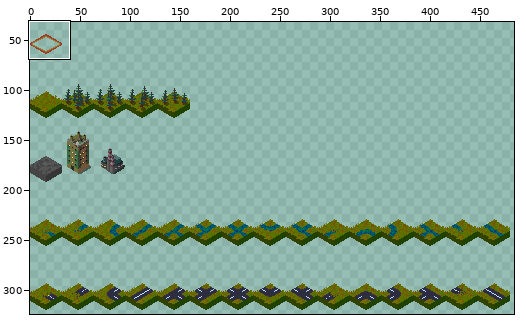
Sprite sheet: resources/gfx/terrain.png. Above: a wide view before the commit, with the close-up outlined.
Close-up. The starting point:
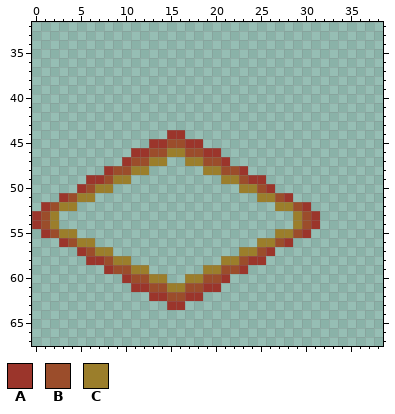
The file is 512x512 pixels. Colours within 5 levels of each other are drawn and written as one. Shown: x 0..38, y 32..67. The wide view leaves out empty margins.
Palette (. is transparent): A #9b352b  B #9b4d2b  C #9b7e2b
Pixels before, first column x 0:
44 ...............AA...............
45 .............AABBAA.............
46 ...........AABBCCBBAA...........
47 ..........ABBCC..CCBBA..........
48 ........ABBCC......CCBBA........
49 ......AABCC..........CCBAA......
50 .....ABCC..............CCBA.....
51 ...ABCC..................CCBA...
52 .ABCC......................CCBA.
53 ABC..........................CBA
54 ABC..........................CBA
55 .ABCC......................CCBA.
56 ...ABCC..................CCBA...
57 .....ABCC..............CCBA.....
58 ......AABCC..........CCBAA......
59 ........ABBCC......CCBBA........
60 ..........ABBCC..CCBBA..........
61 ...........AABBCCBBAA...........
62 .............AABBAA.............
63 ...............AA...............
After:
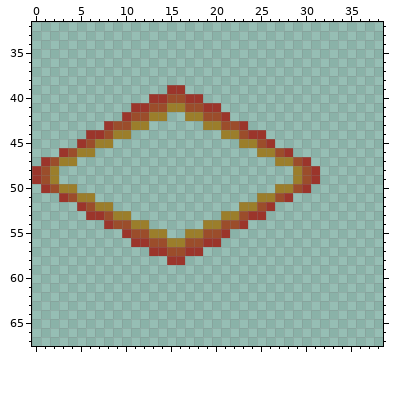
Edits made:
Colour A is added in row 39 at x 15 to 16; in row 40 at x 13 to 14 and 17 to 18; in row 41 at x 11 to 12 and 19 to 20; in row 42 at x 10 and 21; in row 43 at x 8 and 23; in row 44 at x 6 to 7 and 24 to 25.
Colour A is added in row 45 at x 5 and 26; in row 46 at x 3 and 28; in row 47 at x 1 and 30; in rows 48 to 49 at x 0 and 31; in row 50 at x 1 and 30; in row 52 at x 5 and 26.
Colour A is added in row 53 at x 6 to 7 and 24 to 25; in row 54 at x 8 and 23; in row 55 at x 10 and 21; in row 56 at x 11 to 12 and 19 to 20; in row 57 at x 13 to 14 and 17 to 18; in row 58 at x 15 to 16.
Colour B is added in row 40 at x 15 to 16; in row 41 at x 13 to 14 and 17 to 18; in row 42 at x 11 to 12 and 19 to 20; in row 43 at x 9 to 10 and 21 to 22; in row 44 at x 8 and 23; in row 45 at x 6 and 25.
Colour B is added in row 46 at x 4 and 27; in row 47 at x 2 and 29; in rows 48 to 49 at x 1 and 30; in row 50 at x 2 and 29; in row 52 at x 6 and 25; in row 53 at x 8 and 23.
Colour B is added in row 54 at x 9 to 10 and 21 to 22; in row 55 at x 11 to 12 and 19 to 20; in row 56 at x 13 to 14 and 17 to 18; in row 57 at x 15 to 16.
Colour C is added in row 41 at x 15 to 16; in row 42 at x 13 to 14 and 17 to 18; in row 43 at x 11 to 12 and 19 to 20; in row 44 at x 9 to 10 and 21 to 22; in row 45 at x 7 to 8 and 23 to 24; in row 46 at x 5 to 6 and 25 to 26.
Colour C is added in row 47 at x 3 to 4 and 27 to 28; in rows 48 to 49 at x 2 and 29; in row 50 at x 3 to 4 and 27 to 28; in row 52 at x 7 to 8 and 23 to 24; in row 53 at x 9 to 10 and 21 to 22; in row 54 at x 11 to 12 and 19 to 20.
Colour C is added in row 55 at x 13 to 14 and 17 to 18; in row 56 at x 15 to 16.
Colour A is removed in row 44 at x 15 to 16; in row 45 at x 13 to 14 and 17 to 18; in row 46 at x 11 to 12 and 19 to 20; in row 47 at x 10 and 21; in row 48 at x 8 and 23; in row 49 at x 6 to 7 and 24 to 25.
Colour A is removed in row 50 at x 5 and 26; in row 52 at x 1 and 30; in rows 53 to 54 at x 0 and 31; in row 55 at x 1 and 30; in row 56 at x 3 and 28; in row 57 at x 5 and 26.
Colour A is removed in row 58 at x 6 to 7 and 24 to 25; in row 59 at x 8 and 23; in row 60 at x 10 and 21; in row 61 at x 11 to 12 and 19 to 20; in row 62 at x 13 to 14 and 17 to 18; in row 63 at x 15 to 16.
Colour B is removed in row 45 at x 15 to 16; in row 46 at x 13 to 14 and 17 to 18; in row 47 at x 11 to 12 and 19 to 20; in row 48 at x 9 to 10 and 21 to 22; in row 49 at x 8 and 23; in row 50 at x 6 and 25.
Colour B is removed in row 52 at x 2 and 29; in rows 53 to 54 at x 1 and 30; in row 55 at x 2 and 29; in row 56 at x 4 and 27; in row 57 at x 6 and 25; in row 58 at x 8 and 23.
Colour B is removed in row 59 at x 9 to 10 and 21 to 22; in row 60 at x 11 to 12 and 19 to 20; in row 61 at x 13 to 14 and 17 to 18; in row 62 at x 15 to 16.
Colour C is removed in row 46 at x 15 to 16; in row 47 at x 13 to 14 and 17 to 18; in row 48 at x 11 to 12 and 19 to 20; in row 49 at x 9 to 10 and 21 to 22; in row 50 at x 7 to 8 and 23 to 24; in row 52 at x 3 to 4 and 27 to 28.
Colour C is removed in rows 53 to 54 at x 2 and 29; in row 55 at x 3 to 4 and 27 to 28; in row 56 at x 5 to 6 and 25 to 26; in row 57 at x 7 to 8 and 23 to 24; in row 58 at x 9 to 10 and 21 to 22; in row 59 at x 11 to 12 and 19 to 20.
Colour C is removed in row 60 at x 13 to 14 and 17 to 18; in row 61 at x 15 to 16.
Boxes around the changes in both close-ups, in picture pixels (x1, y1, x2, y2):
changed: (32, 85, 320, 310)
